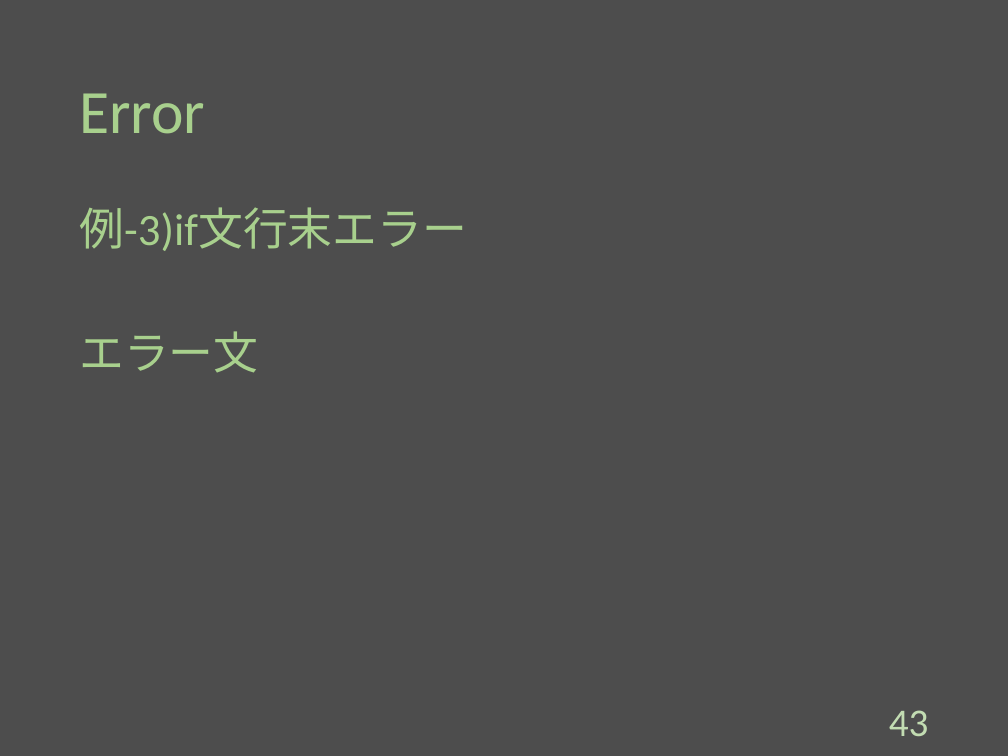
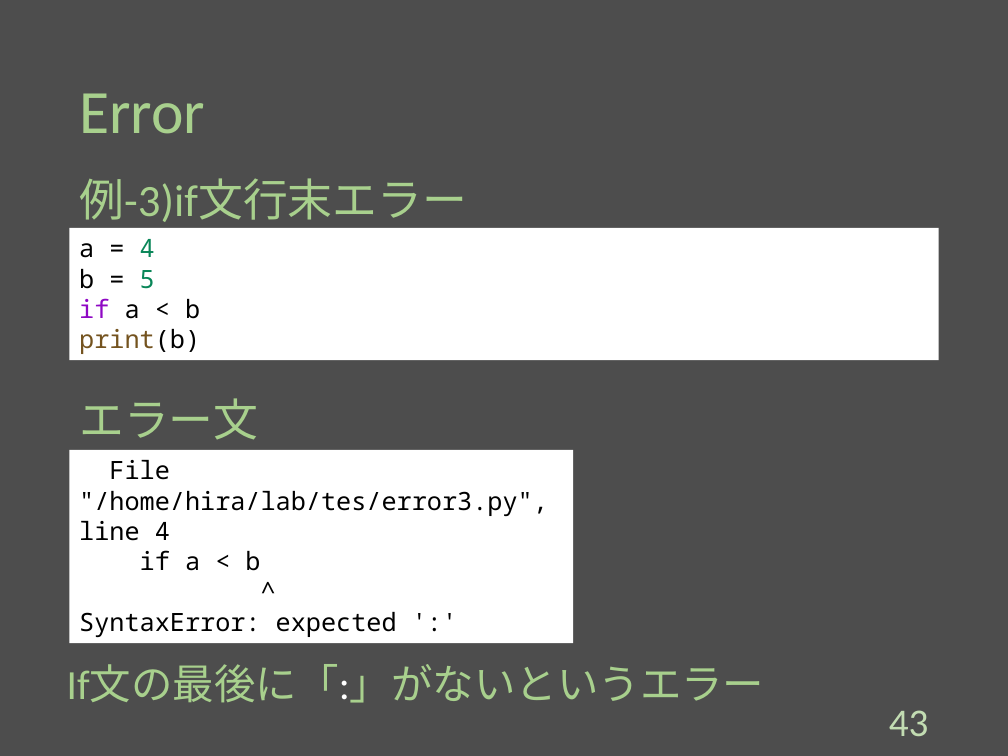
Before and after one commit to Melbeck777/program_seminar, a slide deck: slide 44 of ProgramSlide.pptx. Drawn at 1008x756 pixels with LibreOffice and Linux fonts; fonts in the diff are those of the drawing. Boxes give left, top, right and bottom in pixels: in the first picture for what was removed or moved away, otherwise in the second. Text is boxed around its words. In the diff, an @@ line names an element or a change of style, - is before the commit and + after.

Commit message:
[add]:Added the code of error

```diff
--- a/ProgramSlide.pptx
+++ b/ProgramSlide.pptx
@@ text "例-3)if文行末エラー": place and size @@
-text "例-3)if文行末エラー" at box(79, 207, 467, 373)
+text "例-3)if文行末エラー" at box(79, 178, 467, 222)
@@ rectangle added at box(70, 228, 938, 360), fill #FFFFFF, 18 pt, text #000000 @@
+a = 4
+b = 5
+if a < b
+print(b)
@@ text at box(79, 331, 258, 373): paragraph removed @@
-エラー文
@@ text added at box(79, 398, 258, 440), 32 pt, text #A8D08D @@
+エラー文
@@ rectangle added at box(70, 450, 574, 643), fill #FFFFFF, 18 pt, text #000000 @@
+File "/home/hira/lab/tes/error3.py", line 4
+if a < b
+^
+SyntaxError: expected ':'
@@ text added at box(67, 665, 765, 703), 29.6 pt, text #A8D08D @@
+If文の最後に「:」がないというエラー
```
Also in this commit, not shown: 4 other slides changed.
